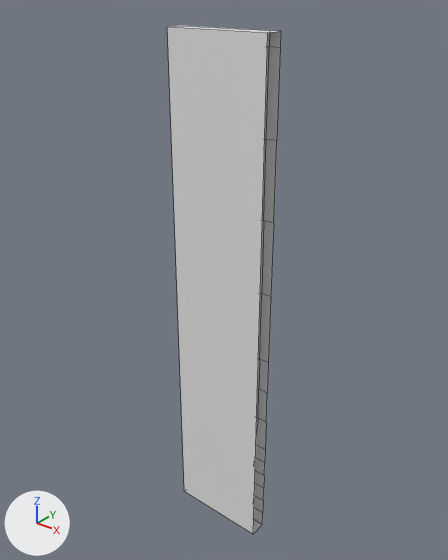
Before and after pictures for a commit that changed the FBX model Assets/Amir/Wall228/Wall228_var3.fbx.
Both versions are drawn from a 50 mm camera at (-46.98, 69.45, 2.92) aimed at (-67.12, 94.63, -12.69). Every picture has the same lights, and +X, +Y and +Z are marked at lower left. Mesh edges are drawn as thin lines. Where no turn or scale is listed for an object, it has been applied to the vertices.

Objects in the first picture: 'Wall228_var3'.
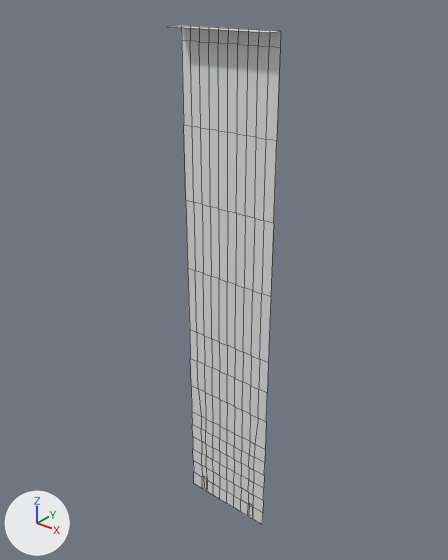
Pixel boxes (x1, y1, x2, y2) of what changed, in the pictures (448 x 560 px):
'Wall228_var3', reshaped: before (167, 26, 281, 534); after (169, 26, 281, 524)
part 1 of me_cube_058, deleted: before (167, 27, 268, 534)

What changed in the scene script:
```text
Change me_cube_058:
    where me_cube_058.from_pydata(...)  # 177 vertices, 151 faces; spans x -3.0..3.0, y -0.5..0.6, z -0.3..30.0
    used by ob_wall228_var3; location = (-66.68, 93.89, -29.19)
    verts and faces of me_cube_058; kept vertices keep their numbers, new ones are numbered from 177
    before: 0 (-3.0, -0.5, -0.3) at pixel (184, 491), 1 (-3.0, -0.5, 30.0) at pixel (167, 26), 2 (-3.0, 0.5, -0.3), 4 (3.0, -0.5, -0.3) at pixel (253, 534), 5 (3.0, -0.5, 30.0) at pixel (267, 32)
    before: 6 (3.0, 0.5, -0.3) at pixel (262, 524), 14 (1.8, 0.5, -0.3), 15 (0.6, 0.5, -0.3), 16 (-0.6, 0.5, -0.3), 17 (-1.8, 0.5, -0.3)
    before: 94 (1.2, 0.5, -0.3), 109 (0.0, 0.5, -0.3), 124 (-1.2, 0.5, -0.3), 141 (2.2, 0.5, -0.3), 154 (-2.2, 0.5, -0.3)
    me_cube_058 part 1
    add delete_vertices([0, 4])  # with the faces that use them
```
